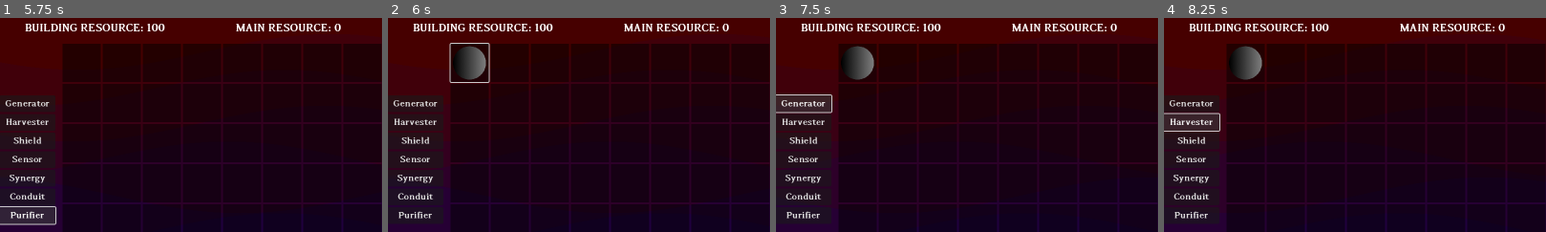
Above: before the commit, frames 1-4 (left to right).
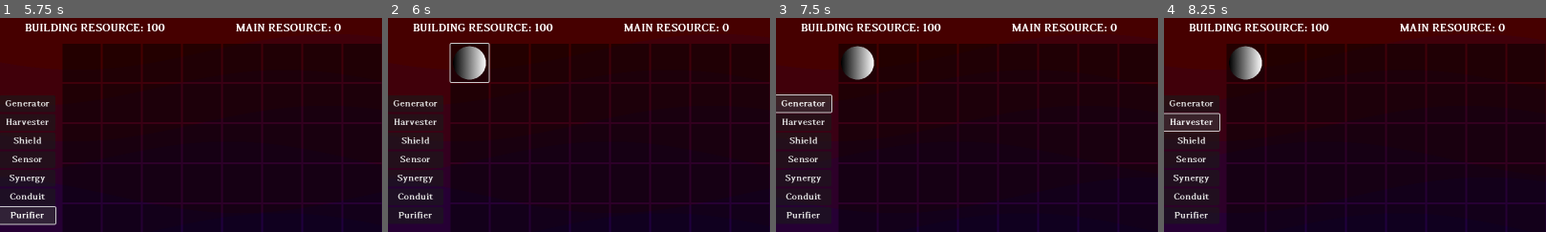
Above: after the commit, the same moments.

Repository: Chthonic-Studio/inner-grid
Game: Godot game, scene res://Scenes/level.tscn
Same seed, same stepped clock (60 frames per second), same inputs: the game is played once before the commit and once after it.
Inputs (mouse positions are % of the whole screen's width and height, from its top left):
- Up to frame 1 (5.75 s): click "Generator" at 0.5 s; click "Harvester" at 1.25 s; click "Shield" at 2 s; click "Sensor" at 2.75 s; click "Synergy" at 3.5 s; click "Conduit" at 4.25 s; click "Purifier" at 5 s
- Up to frame 2 (6 s): click (11, 10) at 5.77 s
- Up to frame 3 (7.5 s): click (11, 10) at 6.5 s; click "Generator" at 7.25 s
- Up to frame 4 (8.25 s): click "Harvester" at 8 s
The pictures show only the part of the screen within x 0-50%, y 0-50%; the shares and areas given below are measured in that part.

Frame 1 is identical in both runs. In frame 2, 0.9% of the frame differs, in the area x 18-26%, y 12-30%; in frame 3, 0.9%; in frame 4, 0.9%.

Commit message:
Add new node behaviors and update node logic
Introduced new behavior scripts for Purifier, Sensor, Shield, and Synergy nodes, each with their own logic and scene files. Updated node and level scripts to pass the Level object to behaviors, enabling access to managers and tile data. Added the ability for nodes to apply passive effects, and updated node resources and visuals to support nodes that do not require network connections. Also added input mappings for number keys and escape in the project settings.

Diff:
--- a/Scripts/Nodes/Behaviors/conduit_behavior.gd
+++ b/Scripts/Nodes/Behaviors/conduit_behavior.gd
@@ -1,5 +1,8 @@
 class_name ConduitBehavior extends NodeBehavior
 
+func perform_tick(level: Level) -> void:
+	pass
+
 func on_network_update(is_connected: bool) -> void:
-	# Optional: Conduits could glow brighter when connected
+	# Optional: Add visual glow logic here later
 	pass
--- a/Scripts/Nodes/Behaviors/generator_behavior.gd
+++ b/Scripts/Nodes/Behaviors/generator_behavior.gd
@@ -1,6 +1,6 @@
 class_name GeneratorBehavior extends NodeBehavior
 
-func perform_tick(economy: EconomyManager) -> void:
+func perform_tick(level: Level) -> void:
 	# Only produce if connected to the Core network
 	if parent_node.connected:
 		# Calculate efficiency: Base * (Data Efficiency / 100) * (Synergy Multiplier)
@@ -8,4 +8,5 @@
 		var amount = int(data.base_output * efficiency_factor)
 
 		if amount > 0:
-			economy.gain_resources(amount, "Building")
+			# Access EconomyManager VIA the level object
+			level.EconomyManager.gain_resources(amount, "Building")
--- a/Scripts/Nodes/Behaviors/harvester_behavior.gd
+++ b/Scripts/Nodes/Behaviors/harvester_behavior.gd
@@ -1,9 +1,9 @@
 class_name HarvesterBehavior extends NodeBehavior
 
-func perform_tick(economy: EconomyManager) -> void:
+func perform_tick(level: Level) -> void:
 	if parent_node.connected:
 		var efficiency_factor = (data.node_efficiency / 100.0) * parent_node.current_multiplier
 		var amount = int(data.base_output * efficiency_factor)
 
 		if amount > 0:
-			economy.gain_resources(amount, "Main")
+			level.EconomyManager.gain_resources(amount, "Main")
--- a/Scripts/Nodes/Behaviors/node_behavior.gd
+++ b/Scripts/Nodes/Behaviors/node_behavior.gd
@@ -11,8 +11,11 @@
 func _on_setup() -> void:
 	pass
 
-func perform_tick(economy: EconomyManager) -> void:
+func perform_tick(level: Level) -> void:
 	pass
 
 func on_network_update(is_connected: bool) -> void:
 	pass
+
+func apply_passives(level: Level, current_tile: GameTile) -> void:
+	pass
--- /dev/null
+++ b/Scripts/Nodes/Behaviors/purifier_behavior.gd
@@ -0,0 +1,13 @@
+class_name PurifierBehavior extends NodeBehavior
+
+func perform_tick(level: Level) -> void:
+
+	var offsets = [Vector2i.UP, Vector2i.DOWN, Vector2i.LEFT, Vector2i.RIGHT]
+	var grid_pos = parent_node.grid_position
+
+	for offset in offsets:
+		var target_pos = grid_pos + offset
+		if level._is_valid_pos(target_pos):
+			var tile = level._get_tile_at_position(target_pos)
+			if tile and tile.has_blight:
+				level.BlightManager.purge_tile(target_pos)
--- /dev/null
+++ b/Scripts/Nodes/Behaviors/purifier_behavior.tscn
@@ -0,0 +1,6 @@
+[gd_scene load_steps=2 format=3 uid="uid://k4gop0vj15v3"]
+
+[ext_resource type="Script" uid="uid://bea26hgdbo3m2" path="res://Scripts/Nodes/Behaviors/purifier_behavior.gd" id="1_qonwd"]
+
+[node name="PurifierBehavior" type="Node"]
+script = ExtResource("1_qonwd")
--- /dev/null
+++ b/Scripts/Nodes/Behaviors/sensor_behavior.gd
@@ -0,0 +1,17 @@
+class_name SensorBehavior extends NodeBehavior
+
+func perform_tick(level: Level) -> void:
+	pass
+
+func apply_passives(level: Level, current_tile: GameTile) -> void:
+	var resistance_bonus = float(data.base_output) / 100.0
+
+	var offsets = [Vector2i.UP, Vector2i.DOWN, Vector2i.LEFT, Vector2i.RIGHT]
+	var grid_pos = parent_node.grid_position
+
+	for offset in offsets:
+		var target_pos = grid_pos + offset
+		if level._is_valid_pos(target_pos):
+			var tile = level._get_tile_at_position(target_pos)
+			if tile:
+				tile.blight_resistance += resistance_bonus
--- /dev/null
+++ b/Scripts/Nodes/Behaviors/sensor_behavior.tscn
@@ -0,0 +1,6 @@
+[gd_scene load_steps=2 format=3 uid="uid://gxle55o43rgk"]
+
+[ext_resource type="Script" uid="uid://fu1hjktyuui7" path="res://Scripts/Nodes/Behaviors/sensor_behavior.gd" id="1_8hv71"]
+
+[node name="SensorBehavior" type="Node"]
+script = ExtResource("1_8hv71")
--- /dev/null
+++ b/Scripts/Nodes/Behaviors/shield_behavior.gd
@@ -0,0 +1,8 @@
+class_name ShieldBehavior extends NodeBehavior
+
+func perform_tick(level: Level) -> void:
+	# Logic: Regenerate shield if not full
+	if parent_node.current_shield < data.node_shield:
+		# Use base_output as the regeneration rate per tick
+		var regen = data.base_output
+		parent_node.current_shield = min(parent_node.current_shield + regen, data.node_shield)
--- /dev/null
+++ b/Scripts/Nodes/Behaviors/shield_behavior.tscn
@@ -0,0 +1,6 @@
+[gd_scene load_steps=2 format=3 uid="uid://pjnmfjme3hsk"]
+
+[ext_resource type="Script" uid="uid://ctxvi6echd3vc" path="res://Scripts/Nodes/Behaviors/shield_behavior.gd" id="1_5x2ea"]
+
+[node name="ShieldBehavior" type="Node"]
+script = ExtResource("1_5x2ea")
--- /dev/null
+++ b/Scripts/Nodes/Behaviors/synergy_behavior.gd
@@ -0,0 +1,59 @@
+class_name SynergyBehavior extends NodeBehavior
+
+func perform_tick(level: Level) -> void:
+	pass
+
+func apply_passives(level: Level, current_tile: GameTile) -> void:
+	# step_bonus is e.g., 0.25 (25%)
+	var step_bonus = float(data.base_output) / 100.0
+
+	var offsets = [Vector2i.UP, Vector2i.DOWN, Vector2i.LEFT, Vector2i.RIGHT]
+	var grid_pos = parent_node.grid_position
+
+	# 1. Collect valid neighbors
+	var valid_neighbors = []
+
+	for offset in offsets:
+		var target_pos = grid_pos + offset
+		if level._is_valid_pos(target_pos):
+			var tile = level._get_tile_at_position(target_pos)
+			if tile and tile.has_node and tile.local_node:
+				# Store struct for processing
+				valid_neighbors.append({
+					"node": tile.local_node,
+					"type": tile.local_node.node_type.node_name,
+					"dir": offset
+				})
+
+	# 2. Count types (Synergy groups nodes of the same type)
+	var type_counts = {}
+	for entry in valid_neighbors:
+		var t_name = entry["type"]
+		if not type_counts.has(t_name):
+			type_counts[t_name] = 0
+		type_counts[t_name] += 1
+
+	# 3. Apply Boosts based on counts
+	if valid_neighbors.size() > 0:
+		print("--- Synergy Node at %s Calculation ---" % [grid_pos])
+
+	for entry in valid_neighbors:
+		var neighbor_node = entry["node"]
+		var type_name = entry["type"]
+		var count = type_counts[type_name]
+
+		# Logic: 25% per node in the group.
+		var total_bonus = step_bonus * count
+
+		neighbor_node.current_multiplier += total_bonus
+
+		# Visuals
+		parent_node.show_connection(entry["dir"], true)
+
+		# LOGGING
+		print(" > Neighbor found: %s at %s" % [type_name, neighbor_node.grid_position])
+		print(" > Group Count: %d | Bonus Applied: +%.2f" % [count, total_bonus])
+		print(" > %s new Multiplier: %.2f" % [type_name, neighbor_node.current_multiplier])
+
+	if valid_neighbors.size() > 0:
+		print("--------------------------------------")
--- /dev/null
+++ b/Scripts/Nodes/Behaviors/synergy_behavior.tscn
@@ -0,0 +1,6 @@
+[gd_scene load_steps=2 format=3 uid="uid://djulbolcl6vfy"]
+
+[ext_resource type="Script" uid="uid://fbm1tuoriegv" path="res://Scripts/Nodes/Behaviors/synergy_behavior.gd" id="1_jvdc4"]
+
+[node name="SynergyBehavior" type="Node"]
+script = ExtResource("1_jvdc4")
--- a/Scripts/Nodes/main_node.tres
+++ b/Scripts/Nodes/main_node.tres
@@ -5,4 +5,5 @@
 [resource]
 script = ExtResource("1_2etxt")
 node_name = "Core"
+requires_network_connection = false
 metadata/_custom_type_script = "uid://cqkvg2w0mdqsa"
--- a/Scripts/Nodes/node_resource.gd
+++ b/Scripts/Nodes/node_resource.gd
@@ -12,6 +12,7 @@
 @export_category("Behavior")
 @export var behavior_scene : PackedScene
 @export var base_output : int = 0
+@export var requires_network_connection : bool = true
 
 @export_category("Node Costs")
 @export var placement_cost : int
--- a/Scripts/Nodes/purifier.tres
+++ b/Scripts/Nodes/purifier.tres
@@ -1,8 +1,11 @@
-[gd_resource type="Resource" script_class="NodeType" load_steps=2 format=3 uid="uid://dwlbdnmicdue1"]
+[gd_resource type="Resource" script_class="NodeType" load_steps=3 format=3 uid="uid://dwlbdnmicdue1"]
 
+[ext_resource type="PackedScene" uid="uid://k4gop0vj15v3" path="res://Scripts/Nodes/Behaviors/purifier_behavior.tscn" id="1_2dwbi"]
 [ext_resource type="Script" uid="uid://cqkvg2w0mdqsa" path="res://Scripts/Nodes/node_resource.gd" id="1_jarut"]
 
 [resource]
 script = ExtResource("1_jarut")
 node_name = "Purifier"
+behavior_scene = ExtResource("1_2dwbi")
+requires_network_connection = false
 metadata/_custom_type_script = "uid://cqkvg2w0mdqsa"
--- a/Scripts/Nodes/sensor.tres
+++ b/Scripts/Nodes/sensor.tres
@@ -1,8 +1,11 @@
-[gd_resource type="Resource" script_class="NodeType" load_steps=2 format=3 uid="uid://brag6wig4el82"]
+[gd_resource type="Resource" script_class="NodeType" load_steps=3 format=3 uid="uid://brag6wig4el82"]
 
 [ext_resource type="Script" uid="uid://cqkvg2w0mdqsa" path="res://Scripts/Nodes/node_resource.gd" id="1_ocgnk"]
+[ext_resource type="PackedScene" uid="uid://gxle55o43rgk" path="res://Scripts/Nodes/Behaviors/sensor_behavior.tscn" id="1_tcpl5"]
 
 [resource]
 script = ExtResource("1_ocgnk")
 node_name = "Sensor"
+behavior_scene = ExtResource("1_tcpl5")
+requires_network_connection = false
 metadata/_custom_type_script = "uid://cqkvg2w0mdqsa"
--- a/Scripts/Nodes/shield.tres
+++ b/Scripts/Nodes/shield.tres
@@ -1,8 +1,11 @@
-[gd_resource type="Resource" script_class="NodeType" load_steps=2 format=3 uid="uid://dgcjksrmgyyto"]
+[gd_resource type="Resource" script_class="NodeType" load_steps=3 format=3 uid="uid://dgcjksrmgyyto"]
 
+[ext_resource type="PackedScene" uid="uid://pjnmfjme3hsk" path="res://Scripts/Nodes/Behaviors/shield_behavior.tscn" id="1_60sk3"]
 [ext_resource type="Script" uid="uid://cqkvg2w0mdqsa" path="res://Scripts/Nodes/node_resource.gd" id="1_pci4a"]
 
 [resource]
 script = ExtResource("1_pci4a")
 node_name = "Shield"
+behavior_scene = ExtResource("1_60sk3")
+requires_network_connection = false
 metadata/_custom_type_script = "uid://cqkvg2w0mdqsa"
--- a/Scripts/Nodes/synergy.tres
+++ b/Scripts/Nodes/synergy.tres
@@ -1,8 +1,12 @@
-[gd_resource type="Resource" script_class="NodeType" load_steps=2 format=3 uid="uid://wuokbma8i104"]
+[gd_resource type="Resource" script_class="NodeType" load_steps=3 format=3 uid="uid://wuokbma8i104"]
 
 [ext_resource type="Script" uid="uid://cqkvg2w0mdqsa" path="res://Scripts/Nodes/node_resource.gd" id="1_6odc2"]
+[ext_resource type="PackedScene" uid="uid://djulbolcl6vfy" path="res://Scripts/Nodes/Behaviors/synergy_behavior.tscn" id="1_cwe66"]
 
 [resource]
 script = ExtResource("1_6odc2")
 node_name = "Synergy"
+behavior_scene = ExtResource("1_cwe66")
+base_output = 25
+requires_network_connection = false
 metadata/_custom_type_script = "uid://cqkvg2w0mdqsa"
--- a/Scripts/level.gd
+++ b/Scripts/level.gd
@@ -102,7 +102,7 @@
 func _on_global_tick() -> void:
 	for tile in GameGrid.get_children():
 		if tile.has_node and tile.local_node:
-			tile.local_node.on_global_tick(EconomyManager)
+			tile.local_node.on_global_tick(self)
 
 func _on_node_selected(node : String):
 	if node == "Generator": _current_selected_node_res = generator_node
--- a/Scripts/node.gd
+++ b/Scripts/node.gd
@@ -14,8 +14,6 @@
 @export var current_shield: int = 0
 @export var connected: bool = false
 @export var current_multiplier: float = 1.0
-
-# Fix: Explicitly define the variable that caused the earlier assignment error
 var grid_position: Vector2i
 
 var active_behavior : NodeBehavior
@@ -33,9 +31,13 @@
 
 	update_visuals()
 
-func on_global_tick(economy: EconomyManager) -> void:
+func on_global_tick(level: Level) -> void:
 	if active_behavior:
-		active_behavior.perform_tick(economy)
+		active_behavior.perform_tick(level)
+
+func apply_passives(level: Level, tile: GameTile) -> void:
+	if active_behavior:
+		active_behavior.apply_passives(level, tile)
 
 func set_connected_status(status: bool) -> void:
 	if connected != status:
@@ -63,13 +65,15 @@
 	queue_free()
 
 func update_visuals() -> void:
+	# Default state: Lines hidden
 	up_connection.visible = false
 	down_connection.visible = false
 	left_connection.visible = false
 	right_connection.visible = false
 
-	if not connected:
-		modulate = Color(0.5, 0.5, 0.5)
+	# LOGIC UPDATE: Only dim if the node actually REQUIRES a network connection
+	if node_type.requires_network_connection and not connected:
+		modulate = Color(0.5, 0.5, 0.5) # Dim effect
 	else:
 		modulate = Color.WHITE
 
--- a/project.godot
+++ b/project.godot
@@ -46,6 +46,53 @@
 "events": [Object(InputEventMouseButton,"resource_local_to_scene":false,"resource_name":"","device":-1,"window_id":0,"a …(258 unchanged characters)…
 ]
 }
+press_1={
+"deadzone": 0.2,
+"events": [Object(InputEventKey,"resource_local_to_scene":false,"resource_name":"","device":-1,"window_id":0,"alt_pressed":false,"shift_pressed":false,"ctrl_pressed":false,"meta_pressed":false,"pressed":false,"keycode":0,"physical_keycode":49,"key_label":0,"unicode":49,"location":0,"echo":false,"script":null)
+, Object(InputEventKey,"resource_local_to_scene":false,"resource_name":"","device":-1,"window_id":0,"alt_pressed":false,"shift_pressed":false,"ctrl_pressed":false,"meta_pressed":false,"pressed":false,"keycode":0,"physical_keycode":4194439,"key_label":0,"unicode":49,"location":0,"echo":false,"script":null)
+]
+}
+press_2={
+"deadzone": 0.2,
+"events": [Object(InputEventKey,"resource_local_to_scene":false,"resource_name":"","device":-1,"window_id":0,"alt_pressed":false,"shift_pressed":false,"ctrl_pressed":false,"meta_pressed":false,"pressed":false,"keycode":0,"physical_keycode":50,"key_label":0,"unicode":50,"location":0,"echo":false,"script":null)
+, Object(InputEventKey,"resource_local_to_scene":false,"resource_name":"","device":-1,"window_id":0,"alt_pressed":false,"shift_pressed":false,"ctrl_pressed":false,"meta_pressed":false,"pressed":false,"keycode":0,"physical_keycode":4194440,"key_label":0,"unicode":50,"location":0,"echo":false,"script":null)
+]
+}
+press_3={
+"deadzone": 0.2,
+"events": [Object(InputEventKey,"resource_local_to_scene":false,"resource_name":"","device":-1,"window_id":0,"alt_pressed":false,"shift_pressed":false,"ctrl_pressed":false,"meta_pressed":false,"pressed":false,"keycode":0,"physical_keycode":51,"key_label":0,"unicode":51,"location":0,"echo":false,"script":null)
+, Object(InputEventKey,"resource_local_to_scene":false,"resource_name":"","device":-1,"window_id":0,"alt_pressed":false,"shift_pressed":false,"ctrl_pressed":false,"meta_pressed":false,"pressed":false,"keycode":0,"physical_keycode":4194441,"key_label":0,"unicode":51,"location":0,"echo":false,"script":null)
+]
+}
+press_4={
+"deadzone": 0.2,
+"events": [Object(InputEventKey,"resource_local_to_scene":false,"resource_name":"","device":-1,"window_id":0,"alt_pressed":false,"shift_pressed":false,"ctrl_pressed":false,"meta_pressed":false,"pressed":false,"keycode":0,"physical_keycode":52,"key_label":0,"unicode":52,"location":0,"echo":false,"script":null)
+, Object(InputEventKey,"resource_local_to_scene":false,"resource_name":"","device":-1,"window_id":0,"alt_pressed":false,"shift_pressed":false,"ctrl_pressed":false,"meta_pressed":false,"pressed":false,"keycode":0,"physical_keycode":4194442,"key_label":0,"unicode":52,"location":0,"echo":false,"script":null)
+]
+}
+press_5={
+"deadzone": 0.2,
+"events": [Object(InputEventKey,"resource_local_to_scene":false,"resource_name":"","device":-1,"window_id":0,"alt_pressed":false,"shift_pressed":false,"ctrl_pressed":false,"meta_pressed":false,"pressed":false,"keycode":0,"physical_keycode":53,"key_label":0,"unicode":53,"location":0,"echo":false,"script":null)
+, Object(InputEventKey,"resource_local_to_scene":false,"resource_name":"","device":-1,"window_id":0,"alt_pressed":false,"shift_pressed":false,"ctrl_pressed":false,"meta_pressed":false,"pressed":false,"keycode":0,"physical_keycode":4194443,"key_label":0,"unicode":53,"location":0,"echo":false,"script":null)
+]
+}
+press_6={
+"deadzone": 0.2,
+"events": [Object(InputEventKey,"resource_local_to_scene":false,"resource_name":"","device":-1,"window_id":0,"alt_pressed":false,"shift_pressed":false,"ctrl_pressed":false,"meta_pressed":false,"pressed":false,"keycode":0,"physical_keycode":54,"key_label":0,"unicode":54,"location":0,"echo":false,"script":null)
+, Object(InputEventKey,"resource_local_to_scene":false,"resource_name":"","device":-1,"window_id":0,"alt_pressed":false,"shift_pressed":false,"ctrl_pressed":false,"meta_pressed":false,"pressed":false,"keycode":0,"physical_keycode":4194444,"key_label":0,"unicode":54,"location":0,"echo":false,"script":null)
+]
+}
+press_7={
+"deadzone": 0.2,
+"events": [Object(InputEventKey,"resource_local_to_scene":false,"resource_name":"","device":-1,"window_id":0,"alt_pressed":false,"shift_pressed":false,"ctrl_pressed":false,"meta_pressed":false,"pressed":false,"keycode":0,"physical_keycode":55,"key_label":0,"unicode":55,"location":0,"echo":false,"script":null)
+, Object(InputEventKey,"resource_local_to_scene":false,"resource_name":"","device":-1,"window_id":0,"alt_pressed":false,"shift_pressed":false,"ctrl_pressed":false,"meta_pressed":false,"pressed":false,"keycode":0,"physical_keycode":4194445,"key_label":0,"unicode":55,"location":0,"echo":false,"script":null)
+]
+}
+esc={
+"deadzone": 0.2,
+"events": [Object(InputEventKey,"resource_local_to_scene":false,"resource_name":"","device":-1,"window_id":0,"alt_pressed":false,"shift_pressed":false,"ctrl_pressed":false,"meta_pressed":false,"pressed":false,"keycode":0,"physical_keycode":4194305,"key_label":0,"unicode":0,"location":0,"echo":false,"script":null)
+]
+}
 
 [rendering]
 
Not shown, added: Scripts/Nodes/Behaviors/purifier_behavior.gd.uid
Not shown, added: Scripts/Nodes/Behaviors/sensor_behavior.gd.uid
Not shown, added: Scripts/Nodes/Behaviors/shield_behavior.gd.uid
Not shown, added: Scripts/Nodes/Behaviors/synergy_behavior.gd.uid
